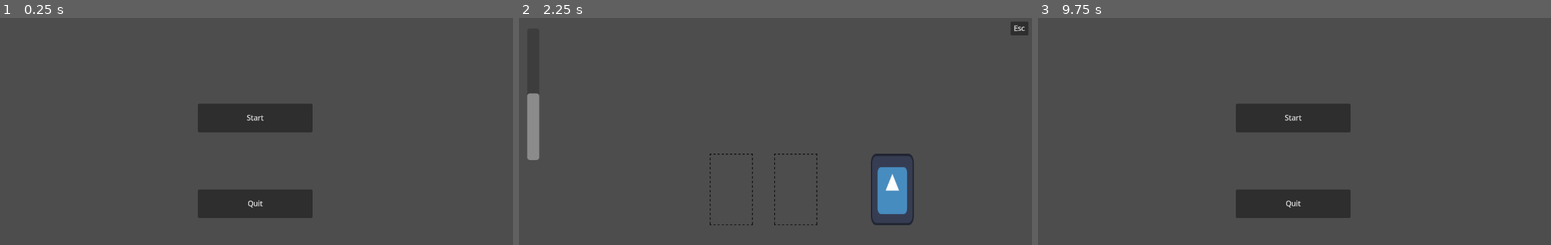
Above: before the commit, frames 1-3 (left to right).
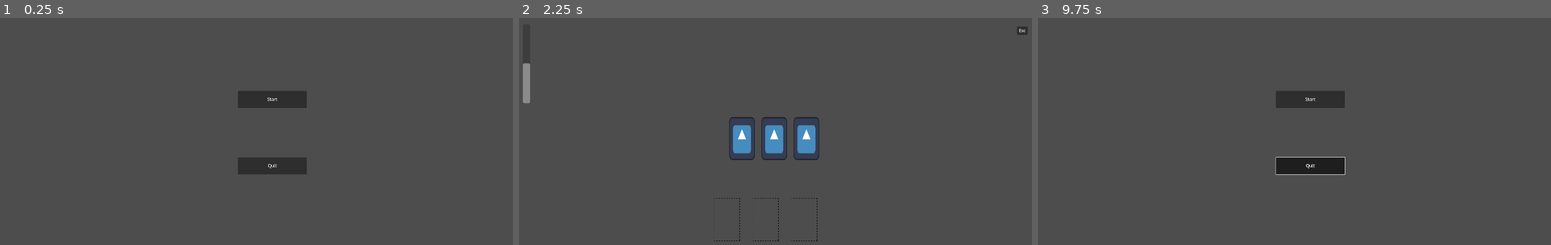
Above: after the commit, the same moments.

Repository: kchiu1/Card-Battle-Game
Game: Godot game, scene res://main/Main Menu.tscn
Two runs of this game, one before a commit and one after it. Both use one fixed random seed, a clock stepped at 60 frames per second and the inputs below. The engine's default icon, where the game draws it, is replaced by a stand-in: a white triangle on a blue panel in a dark square.
Inputs (mouse positions are in pixels of both pictures, inside the frame that each line leads up to):
- Up to frame 1 (0.25 s): no input
- Up to frame 2 (2.25 s): click "Start" at 0.5 s; click "Esc" at 1.25 s; click "Start" at 2 s
- Up to frame 3 (9.75 s): click "Esc" at 2.75 s; click "Start" at 3.5 s; click "Esc" at 4.25 s; tap Enter at 5, 6.5, 8 s; move the mouse to (1407, 147) at 5.02 s; click (1407, 147) at 5.17 s; tap Space at 5.75, 7.25, 8.75 s; drag from (1191, 176) to (1268, 220) at 5.77 s; move the mouse to (1345, 99) at 6.52 s; click (1345, 99) at 6.67 s; drag from (1268, 220) to (1140, 120) at 7.27 s; move the mouse to (1448, 206) at 8.02 s; click (1448, 206) at 8.17 s; drag from (1140, 120) to (1217, 90) at 8.77 s; move the mouse to (1320, 163) at 9.52 s; click (1320, 163) at 9.67 s

The runs differ from the first frame. In frame 1, 7.0% of the frame differs, in the area x 38-61%, y 32-89%; in frame 2, 4.5%; in frame 3, 7.1%.
Error before the commit: Invalid assignment of property or key 'scale' with value of type 'Vector2' on a base object of type 'Nil'. (res://Scenes/BoardScene/card_manager.gd:40)

Commit message:
Bug Fix
Fixed bug where card was on the wrong collision mask layer. Added card drag and remove to card slot and player hand

Diff:
--- a/card-battle-game/Common/Cards/TestCard.tscn
+++ b/card-battle-game/Common/Cards/TestCard.tscn
@@ -15,8 +15,6 @@
 texture = ExtResource("1_gasdx")
 
 [node name="Area2D" type="Area2D" parent="."]
-collision_layer = 2
-collision_mask = 2
 
 [node name="CollisionShape2D" type="CollisionShape2D" parent="Area2D"]
 shape = SubResource("RectangleShape2D_6ma3f")
--- a/card-battle-game/Scenes/BoardScene/Board.tscn
+++ b/card-battle-game/Scenes/BoardScene/Board.tscn
@@ -1,7 +1,6 @@
-[gd_scene load_steps=5 format=3 uid="uid://dvuiqd31xytkr"]
+[gd_scene load_steps=4 format=3 uid="uid://dvuiqd31xytkr"]
 
 [ext_resource type="Script" uid="uid://csgt6qywykds" path="res://Scenes/BoardScene/card_manager.gd" id="1_37q8m"]
-[ext_resource type="PackedScene" uid="uid://c3piouhj4xuq0" path="res://Common/Cards/TestCard.tscn" id="2_6wapp"]
 [ext_resource type="Script" uid="uid://b2i6k128qmmkp" path="res://Scenes/BoardScene/player_hand.gd" id="3_37q8m"]
 [ext_resource type="PackedScene" uid="uid://k6d085dajdi" path="res://Scenes/BoardScene/card_slot.tscn" id="3_ekcd8"]
 
@@ -10,14 +9,14 @@
 [node name="CardManager" type="Node2D" parent="."]
 script = ExtResource("1_37q8m")
 
-[node name="TestCard" parent="CardManager" instance=ExtResource("2_6wapp")]
-position = Vector2(840, 384)
-
 [node name="Card Slot" parent="." instance=ExtResource("3_ekcd8")]
-position = Vector2(480, 384)
+position = Vector2(784, 752)
 
 [node name="Card Slot2" parent="." instance=ExtResource("3_ekcd8")]
-position = Vector2(624, 384)
+position = Vector2(928, 752)
+
+[node name="Card Slot3" parent="." instance=ExtResource("3_ekcd8")]
+position = Vector2(1072, 752)
 
 [node name="PlayerHand" type="Node2D" parent="."]
 script = ExtResource("3_37q8m")
--- a/card-battle-game/Scenes/BoardScene/card_manager.gd
+++ b/card-battle-game/Scenes/BoardScene/card_manager.gd
@@ -32,14 +32,19 @@
             finish_drag()
 
 func start_drag(card):
+    var card_slot_found = raycast_check_for_card_slot()
+    if card_slot_found:
+        card_slot_found.card_in_slot = false
     card.scale = Vector2(1, 1)
     card_being_dragged = card
 
 
 func finish_drag():
+    if !card_being_dragged:
+        return
     card_being_dragged.scale = Vector2(1.05, 1.05)
     var card_slot_found = raycast_check_for_card_slot()
-    if card_slot_found and not card_slot_found.card_in_slot():
+    if card_slot_found and not card_slot_found.card_in_slot:
         card_being_dragged.position = card_slot_found.position
         #card_being_dragged.get_node("Area2D/CollisionShape2D").disabled = true
         card_slot_found.card_in_slot = true
--- a/card-battle-game/Scenes/BoardScene/card_slot.tscn
+++ b/card-battle-game/Scenes/BoardScene/card_slot.tscn
@@ -14,7 +14,6 @@
 texture = ExtResource("1_6h0lo")
 
 [node name="Area2D" type="Area2D" parent="."]
-visible = false
 collision_layer = 2
 collision_mask = 2
 
--- a/card-battle-game/Scenes/BoardScene/player_hand.gd
+++ b/card-battle-game/Scenes/BoardScene/player_hand.gd
@@ -3,7 +3,7 @@
 const HAND_COUNT = 3
 const CARD_SCENE_PATH = "res://Common/Cards/TestCard.tscn"
 const CARD_WIDTH = 120
-const HAND_Y_POSITION = 890
+const HAND_Y_POSITION = 450
 
 var player_hand = []
 var center_screen_x
@@ -11,7 +11,8 @@
 # Called when the node enters the scene tree for the first time.
 func _ready() -> void:
     var card_scene = preload(CARD_SCENE_PATH)
-    center_screen_x = get_viewport().size.x / 2
+    center_screen_x = get_viewport_rect().size.x / 2
+    print(center_screen_x)
 
     for i in range(HAND_COUNT):
         var new_card = card_scene.instantiate()
@@ -35,8 +36,8 @@
         animate_card_to_position(card, new_position)
 
 func calculate_card_position(index):
-    var total_width = player_hand.size() - 1 * CARD_WIDTH
-    var x_offset = center_screen_x + index * CARD_WIDTH - total_width / 2
+    var total_width = (player_hand.size() - 1) * CARD_WIDTH
+    var x_offset = center_screen_x - total_width / 2 + index * CARD_WIDTH
     return x_offset
 
 func animate_card_to_position(card, new_position):
--- a/card-battle-game/Scenes/FightScene/FightScene.tscn
+++ b/card-battle-game/Scenes/FightScene/FightScene.tscn
@@ -16,10 +16,10 @@
 show_percentage = false
 
 [node name="Main Menu" type="Button" parent="."]
-offset_left = 1104.0
-offset_top = 8.0
-offset_right = 1144.0
-offset_bottom = 32.0
+offset_left = 1864.0
+offset_top = 32.0
+offset_right = 1904.0
+offset_bottom = 63.0
 text = "Esc"
 
 [node name="Board" parent="." instance=ExtResource("2_7gx8k")]
--- a/card-battle-game/main/Main Menu.tscn
+++ b/card-battle-game/main/Main Menu.tscn
@@ -6,17 +6,17 @@
 script = ExtResource("1_q6prn")
 
 [node name="start" type="Button" parent="."]
-offset_left = 448.0
-offset_top = 192.0
-offset_right = 704.0
-offset_bottom = 256.0
+offset_left = 896.0
+offset_top = 272.0
+offset_right = 1152.0
+offset_bottom = 336.0
 text = "Start"
 
 [node name="quit" type="Button" parent="."]
-offset_left = 448.0
-offset_top = 384.0
-offset_right = 704.0
-offset_bottom = 448.0
+offset_left = 896.0
+offset_top = 520.0
+offset_right = 1152.0
+offset_bottom = 584.0
 text = "Quit"
 
 [connection signal="pressed" from="start" to="." method="_on_start_pressed"]
--- a/card-battle-game/project.godot
+++ b/card-battle-game/project.godot
@@ -17,6 +17,8 @@
 
 [display]
 
+window/size/viewport_width=1920
+window/size/viewport_height=1080
 window/size/mode=2
 window/size/sharp_corners=true
 window/stretch/mode="viewport"
